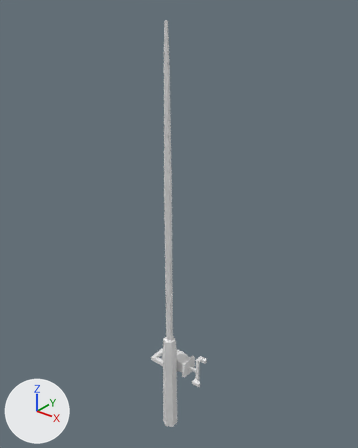
The Blender file models/fishingrod/cabinrod.blend as it was, and as the next commit left it.
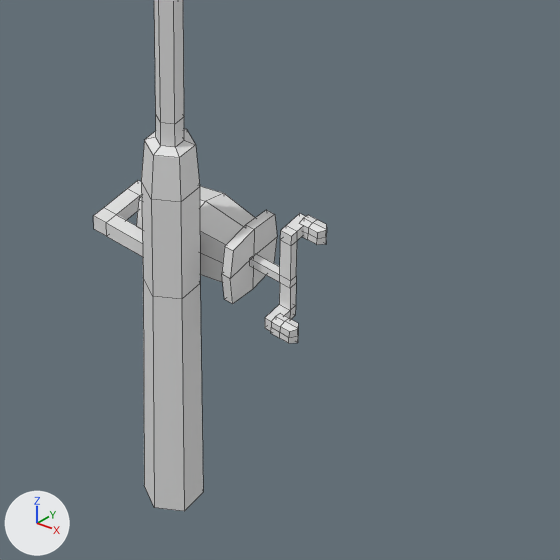
The first picture shows the older version from a 50 mm lens placed at (45.4, -56.2, 64.0), pointed at (-1.7, 2.6, 27.6). The close-ups show both versions on the part from 36% to 73% of the width and 68% to 98% of the height of that picture. Lighting does not change. The marker at lower left points along +X, +Y and +Z. The close-ups show mesh edges as thin lines. Materials are left out; every surface is plain grey.
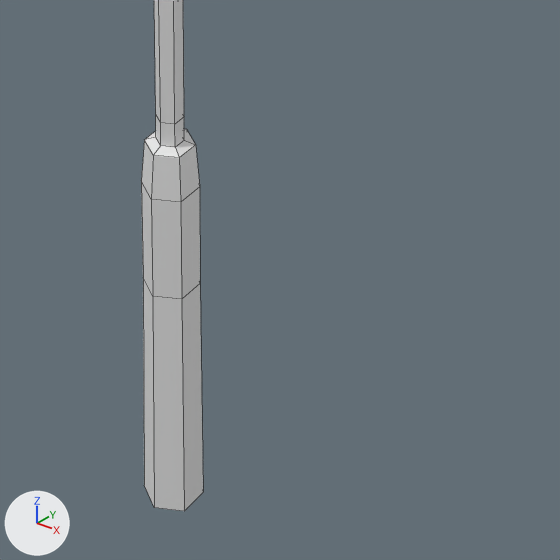
Where the newer file only moved an object's origin or applied its transform, the numbers keep the older frame.

The change, as JSON lines over the scene's bpy script:
```json
{"block": "me_cylinder_001", "where": "me_cylinder_001.from_pydata(...)  # 158 vertices, 146 faces; spans x -8.9..2.7, y -3.8..5.4, z -23.8..96.4"}
{"block": "me_cylinder_001", "where": "# used by ob_cylinder; location = (0.0, 0.0, 0.0); scale = (0.617, 0.617, 0.617)"}
{"block": "me_cylinder_001", "change": "me_cylinder_001 part 1: the loose piece of 26 vertices spanning x -6.0..2.5, y 0.6..4.9, z -4.3..1.3 is deleted"}
{"block": "me_cylinder_001", "change": "me_cylinder_001 part 2: the loose piece of 24 vertices spanning x -8.9..-3.3, y -1.8..3.2, z -1.9..-0.7 is deleted"}
{"block": "me_cylinder_001", "change": "me_cylinder_001 part 3: the loose piece of 18 vertices spanning x 1.9..2.7, y -0.2..5.4, z -4.2..1.3 is deleted"}
{"block": "me_cylinder_001", "change": "me_cylinder_001 part 4: the loose piece of 18 vertices spanning x -6.1..-5.4, y -0.2..5.4, z -4.2..1.3 is deleted"}
{"op": "remove", "block": "ob_cube", "code": ["ob_cube = bpy.data.objects.new('Cube', me_cube_001)", "ob_cube.location = (0.0, 0.0, 0.0)", "ob_cube.scale = (0.208, 0.208, 0.208)"]}
```

Where the change shows, as pixel boxes (x1, y1, x2, y2) in the close-ups (560 x 560 px):
```json
{"object": "Cylinder", "change": "reshaped", "before": [93, 0, 277, 511], "after": [141, 0, 203, 511]}
{"object": "Cube", "change": "deleted", "before": [251, 214, 327, 343]}
{"part": 1, "of": "me_cylinder_001", "change": "deleted", "before": [200, 186, 255, 282]}
{"part": 2, "of": "me_cylinder_001", "change": "deleted", "before": [93, 181, 143, 257]}
{"part": 3, "of": "me_cylinder_001", "change": "deleted", "before": [222, 210, 277, 304]}
{"part": 4, "of": "me_cylinder_001", "change": "deleted", "before": [136, 196, 142, 229]}
```
